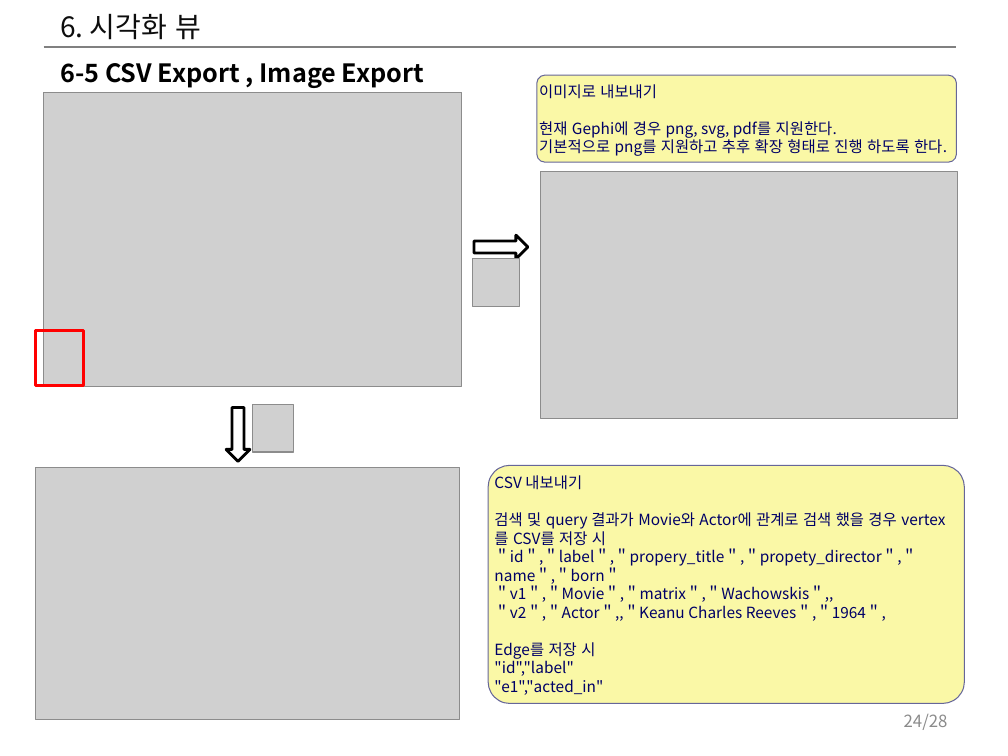
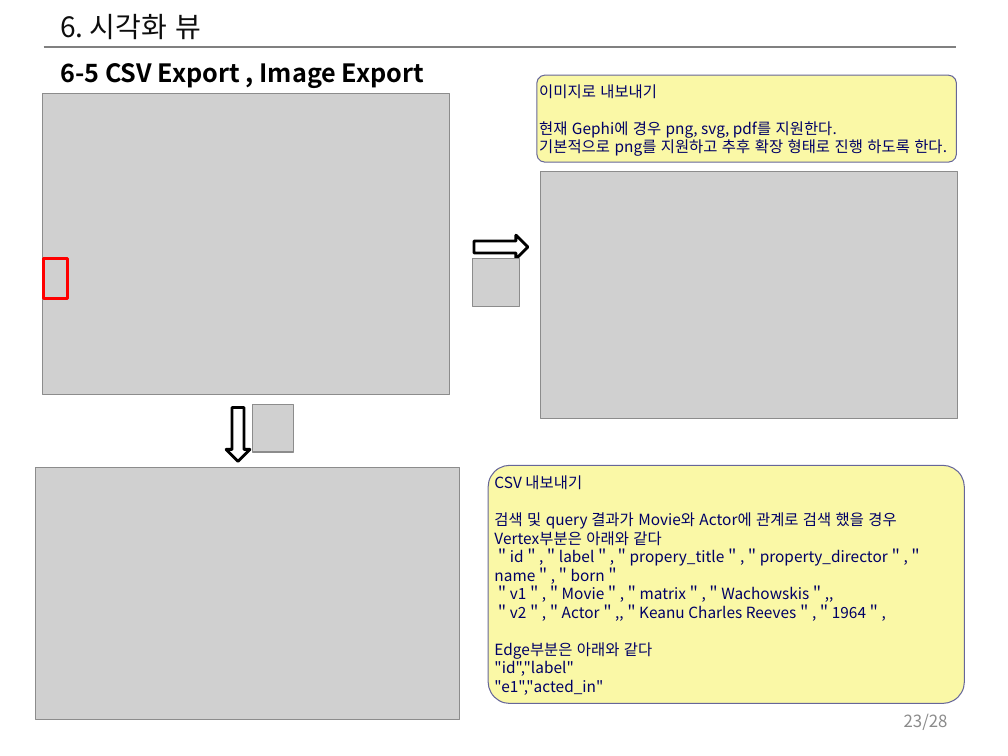
Before and after one commit to hwany7seo/gdbms_document, a slide deck: slide 23 of mockup/시각화도구_UI_UX_기획서.pptx (slide 24 before the commit). Drawn at 1008x756 pixels with LibreOffice and Linux fonts; fonts in the diff are those of the drawing; grey boxes stand for pictures. Boxes give left, top, right and bottom in pixels: in the first picture for what was removed or moved away, otherwise in the second. Text is boxed around its words. In the diff, an @@ line names an element or a change of style, - is before the commit and + after.

```diff
--- a/mockup/시각화도구_UI_UX_기획서.pptx
+++ b/mockup/시각화도구_UI_UX_기획서.pptx
@@ picture: place and size @@
-picture at <box>43,93,462,387</box>
+picture at <box>42,94,450,395</box>
@@ rectangle: place and size @@
-rectangle at <box>35,331,83,386</box>
+rectangle at <box>43,259,68,298</box>
@@ text in rounded rectangle at <box>494,512,923,584</box>: text changed @@
-검색 및 query 결과가 Movie와 Actor에 관계로 검색 했을 경우 vertex를 CSV를 저장 시
-＂id＂,＂label＂,＂propery_title＂,＂propety_director＂,＂name＂,＂born＂
+검색 및 query 결과가 Movie와 Actor에 관계로 검색 했을 경우
+Vertex부분은 아래와 같다
+＂id＂,＂label＂,＂propery_title＂,＂property_director＂,＂name＂,＂born＂
@@ text in rounded rectangle at <box>494,642,652,659</box>: text changed @@
-Edge를 저장 시
+Edge부분은 아래와 같다
@@ page number at <box>904,714,948,730</box>: text changed @@
-24/28
+23/28
```
Also in this commit, not shown: 16 other slides changed, 1 slide added, 7 other files.
